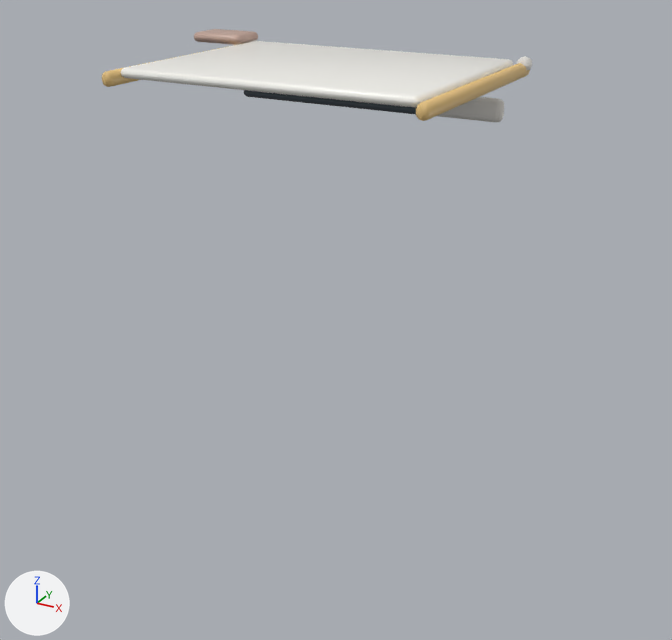
Two versions of the glTF model unity/Assets/Art/EarlyGame/garage-kit/garage-whiteboard-1995.glb, one commit apart.
The view is the same before and after, from a camera (50 mm lens) standing at (0.929, -1.371, 1.503) and looking at (0.013, 0.294, 0.671). Lighting does not change. The marker at lower left points along +X, +Y and +Z. The first picture is the older version. Where no turn or scale is listed for an object, it has been applied to the vertices. Vertices at exactly the same position are counted once.

The first picture shows 'Chart.001', 'FrameL.001', 'FrameR.001', 'MountTabR.001', 'PadBlue.001', 'Surface.001', 'Tray.001'.
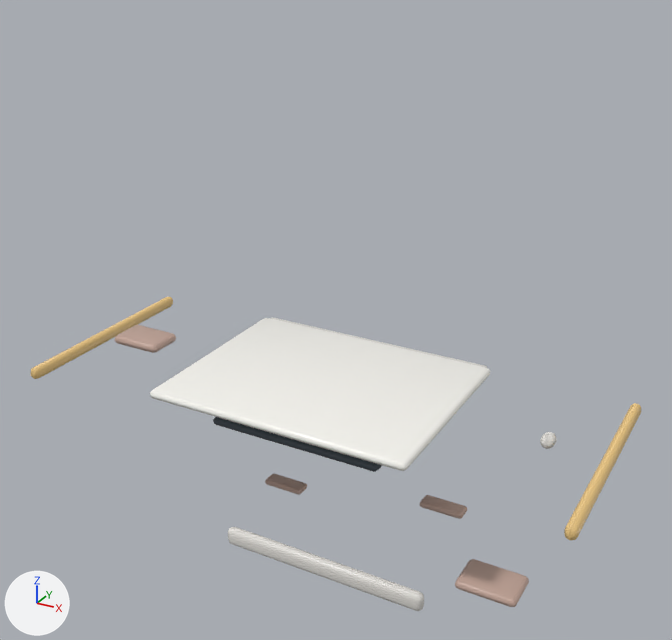
Where the newer file only moved an object's origin or applied its transform, the numbers keep the older frame.

Boxes [x1, y1, x2, y2] around the edits, measured in the pictures (672 x 640 px):
'Surface.001', moved: before [121, 41, 513, 107]; after [150, 318, 490, 471]
'Tray.001', moved: before [437, 97, 504, 122]; after [228, 527, 424, 611]
'FrameR.001', moved: before [416, 63, 530, 121]; after [564, 403, 641, 540]
'Chart.001', moved: before [244, 90, 417, 115]; after [213, 417, 382, 472]
'FrameL.001', moved: before [102, 45, 234, 87]; after [31, 297, 173, 379]
'PadRed.001', moved (not visible before): after [455, 559, 529, 607]
'PadBlue.001', moved: before [194, 29, 258, 45]; after [115, 325, 176, 353]
'stroke2.001', moved (not visible before): after [420, 495, 467, 519]
'stroke3.001', moved (not visible before): after [265, 473, 307, 495]
'BackPlate.001', moved (not visible before): after [270, 317, 487, 368]
'MountTabR.001', moved: before [516, 56, 532, 70]; after [540, 432, 557, 449]

Diff of the bpy script that builds the scene:
```diff
--- a/unity/Assets/Art/EarlyGame/garage-kit/garage-whiteboard-1995.glb.py
+++ b/unity/Assets/Art/EarlyGame/garage-kit/garage-whiteboard-1995.glb.py
@@ me_cube_043 @@
-me_cube_043.from_pydata(...)  # 80 vertices, 156 faces; spans x -0.3..0.3, y -0.473..-0.013, z 1.213..1.228
+me_cube_043.from_pydata(...)  # 80 vertices, 156 faces; spans x -0.3..0.3, y -0.21..0.25, z 1.213..1.228
+# me_cube_043 part 1: the whole mesh is moved by (0.0, 0.263, 0.0)
 me_cube_043.materials.append(mat_garage_plastic_beige)
@@ me_cube_049 @@
-me_cube_049.from_pydata(...)  # 80 vertices, 156 faces; spans x -0.185..0.225, y -0.275..0.0, z 1.15..1.17
+me_cube_049.from_pydata(...)  # 80 vertices, 156 faces; spans x -0.185..0.225, y -0.183..0.092, z 1.15..1.17
+# me_cube_049 part 2: the whole mesh is moved by (0.0, 0.093, 0.0)
 me_cube_049.materials.append(mat_garage_glass_dark)
@@ me_cube_044 @@
-me_cube_044.from_pydata(...)  # 80 vertices, 156 faces; spans x -0.341..-0.316, y -0.525..0.0, z 1.195..1.225
+me_cube_044.from_pydata(...)  # 80 vertices, 156 faces; spans x -0.652..-0.627, y -0.263..0.262, z 1.185..1.215
+# me_cube_044 part 3: the whole mesh is moved by (-0.312, 0.263, -0.01)
 me_cube_044.materials.append(mat_garage_frame_wood)
@@ me_cube_045 @@
-me_cube_045.from_pydata(...)  # 80 vertices, 156 faces; spans x 0.316..0.341, y -0.525..0.0, z 1.195..1.225
+me_cube_045.from_pydata(...)  # 80 vertices, 156 faces; spans x 0.627..0.652, y -0.263..0.262, z 1.185..1.215
+# me_cube_045 part 4: the whole mesh is moved by (0.312, 0.263, -0.01)
 me_cube_045.materials.append(mat_garage_frame_wood)
@@ me_cube_051 @@
-me_cube_051.from_pydata(...)  # 86 vertices, 168 faces; spans x -0.4459..-0.3159, y -0.09..0.0, z 1.2246..1.2471
+me_cube_051.from_pydata(...)  # 86 vertices, 168 faces; spans x -0.545..-0.415, y -0.085..0.005, z 1.2288..1.2513
+# me_cube_051 part 5: the whole mesh is moved by (-0.0991, 0.005, 0.0041)
 me_cube_051.materials.append(mat_garage_marker_warm)
@@ me_cube_050 @@
-me_cube_050.from_pydata(...)  # 80 vertices, 156 faces; spans x 0.0003..0.1403, y -0.1..0.0, z 1.1128..1.1353
+me_cube_050.from_pydata(...)  # 80 vertices, 156 faces; spans x 0.37..0.51, y -0.09..0.01, z 0.8488..0.8713
+# me_cube_050 part 6: the whole mesh is moved by (0.3697, 0.01, -0.2641)
 me_cube_050.materials.append(mat_garage_marker_warm)
@@ me_cube_054 @@
-me_cube_054.from_pydata(...)  # 80 vertices, 156 faces; spans x 0.0422..0.1422, y -0.04..0.0, z 1.1188..1.1338
+me_cube_054.from_pydata(...)  # 80 vertices, 156 faces; spans x 0.27..0.37, y -0.065..-0.025, z 1.0125..1.0275
+# me_cube_054 part 7: the whole mesh is moved by (0.2278, -0.025, -0.1063)
 me_cube_054.materials.append(mat_garage_marker_warm)
@@ me_cube_055 @@
-me_cube_055.from_pydata(...)  # 88 vertices, 172 faces; spans x -0.0435..0.0565, y -0.04..0.0, z 1.1241..1.1391
+me_cube_055.from_pydata(...)  # 88 vertices, 172 faces; spans x -0.13..-0.03, y -0.3275..-0.2875, z 0.2475..0.2625
+# me_cube_055 part 8: the whole mesh is moved by (-0.0865, -0.2875, -0.8766)
 me_cube_055.materials.append(mat_garage_marker_warm)
@@ me_cube_042 @@
-me_cube_042.from_pydata(...)  # 80 vertices, 156 faces; spans x -0.312..0.312, y -0.5..-0.025, z 1.21..1.23
+me_cube_042.from_pydata(...)  # 80 vertices, 156 faces; spans x -0.312..0.312, y -0.238..0.237, z 1.21..1.23
+# me_cube_042 part 9: the whole mesh is moved by (0.0, 0.263, 0.0)
 me_cube_042.materials.append(mat_garage_whiteboard)
@@ me_cube_046 @@
-me_cube_046.from_pydata(...)  # 96 vertices, 188 faces; spans x -0.257..0.293, y -0.03..0.0, z 1.097..1.147
+me_cube_046.from_pydata(...)  # 96 vertices, 188 faces; spans x -0.275..0.275, y -0.035..-0.005, z 0.695..0.745
+# me_cube_046 part 10: the whole mesh is moved by (-0.018, -0.005, -0.402)
 me_cube_046.materials.append(mat_garage_plastic_beige)
@@ ob_backplate_001 @@
 ob_backplate_001 = bpy.data.objects.new('BackPlate.001', me_cube_043)
-ob_backplate_001.location = (0.0, 0.525, 0.0)
+ob_backplate_001.location = (0.0, 0.262, -0.695)
@@ ob_chart_001 @@
 ob_chart_001 = bpy.data.objects.new('Chart.001', me_cube_049)
-ob_chart_001.location = (0.0, 0.525, 0.0)
+ob_chart_001.location = (0.0, 0.262, -0.695)
@@ ob_framel_001 @@
 ob_framel_001 = bpy.data.objects.new('FrameL.001', me_cube_044)
-ob_framel_001.location = (0.0, 0.525, 0.0)
+ob_framel_001.location = (0.0, 0.262, -0.695)
@@ ob_framer_001 @@
 ob_framer_001 = bpy.data.objects.new('FrameR.001', me_cube_045)
-ob_framer_001.location = (0.0, 0.525, 0.0)
+ob_framer_001.location = (0.0, 0.262, -0.695)
@@ ob_mounttabr_001 @@
 ob_mounttabr_001 = bpy.data.objects.new('MountTabR.001', me_cube_048)
-ob_mounttabr_001.location = (0.0, 0.525, 0.0)
+ob_mounttabr_001.location = (0.0, 0.262, -0.695)
@@ ob_padblue_001 @@
 ob_padblue_001 = bpy.data.objects.new('PadBlue.001', me_cube_051)
-ob_padblue_001.location = (0.0, 0.525, 0.0)
+ob_padblue_001.location = (0.0, 0.262, -0.695)
@@ ob_padred_001 @@
 ob_padred_001 = bpy.data.objects.new('PadRed.001', me_cube_050)
-ob_padred_001.location = (0.0, 0.525, 0.0)
+ob_padred_001.location = (0.0, 0.262, -0.695)
@@ ob_stroke2_001 @@
 ob_stroke2_001 = bpy.data.objects.new('stroke2.001', me_cube_054)
-ob_stroke2_001.location = (0.0, 0.525, 0.0)
+ob_stroke2_001.location = (0.0, 0.262, -0.695)
@@ ob_surface_001 @@
 ob_surface_001 = bpy.data.objects.new('Surface.001', me_cube_042)
-ob_surface_001.location = (0.0, 0.525, 0.0)
+ob_surface_001.location = (0.0, 0.262, -0.695)
@@ ob_tray_001 @@
 ob_tray_001 = bpy.data.objects.new('Tray.001', me_cube_046)
-ob_tray_001.location = (0.0, 0.525, 0.0)
+ob_tray_001.location = (0.0, 0.262, -0.695)
```
